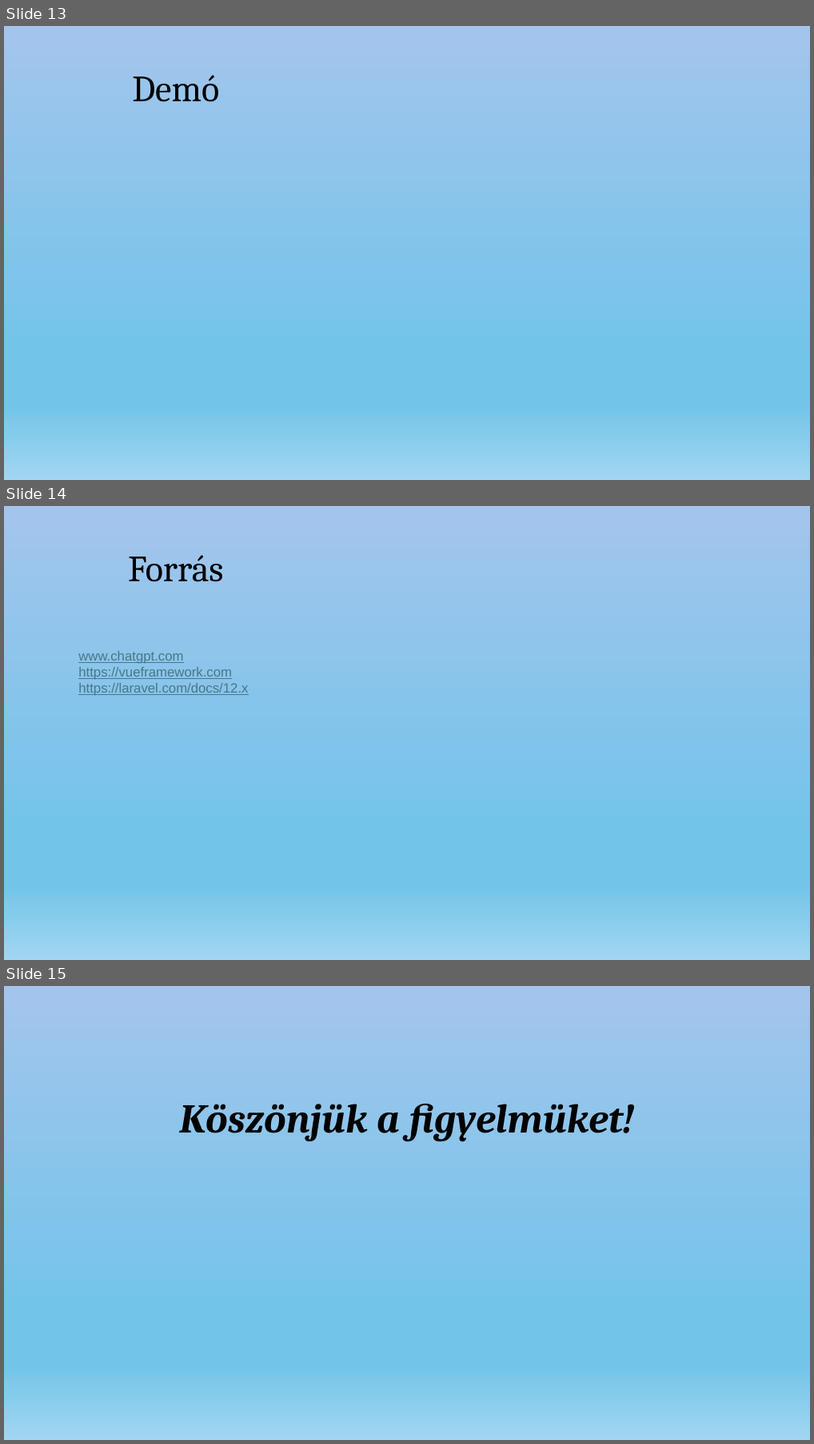
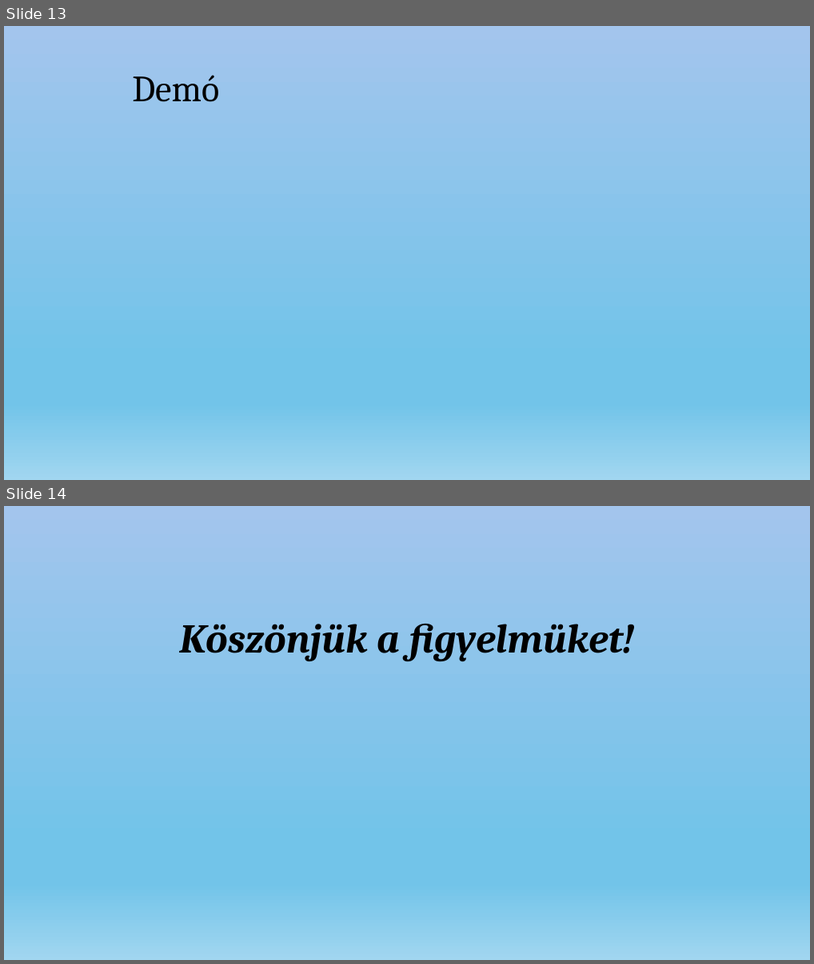
Before and after one commit to nagyls/13_S2_5_vizsgaremek, a slide deck: dokumentumok/Prezentáció_NagyLevedSamuel_TothTamas.pptx. Shown one above the other, each under a label of ours: slides 13, 14 and 15 before the commit, slides 13 and 14 after it. The pictures are 814x1444 and 814x964 pixels, drawn with LibreOffice and Linux fonts; fonts in the diff are those of the drawing. Boxes give left, top, right and bottom in pixels: in the first picture for what was removed or moved away, otherwise in the second. Text is boxed around its words. In the diff, an @@ line names an element or a change of style, - is before the commit and + after.

```diff
--- a/dokumentumok/Prezentáció_NagyLevedSamuel_TothTamas.pptx
+++ b/dokumentumok/Prezentáció_NagyLevedSamuel_TothTamas.pptx
@@ slide 14 removed at box(4, 506, 810, 960), background gradient #A3C5ED to #72C4E9 to #A1D6F0 @@
@@ title removed at box(128, 555, 224, 582) @@
-Forrás
@@ text removed at box(78, 651, 248, 696) @@
-www.chatgpt.com
-https://vueframework.com
-https://laravel.com/docs/12.x
@@ what was slide 15 is now slide 14 @@
```
Also in this commit, not shown: 2 slides changed.
